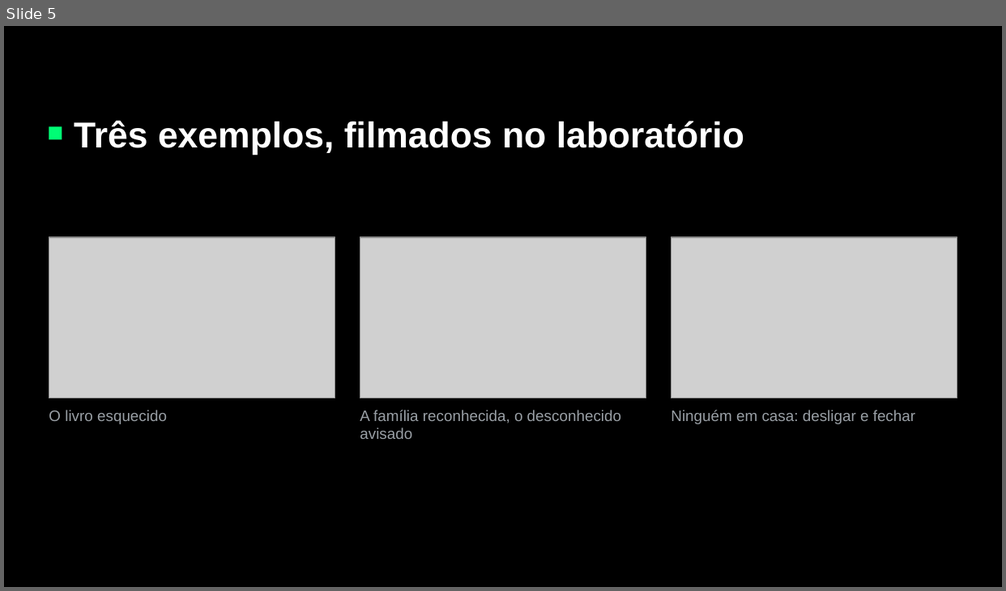
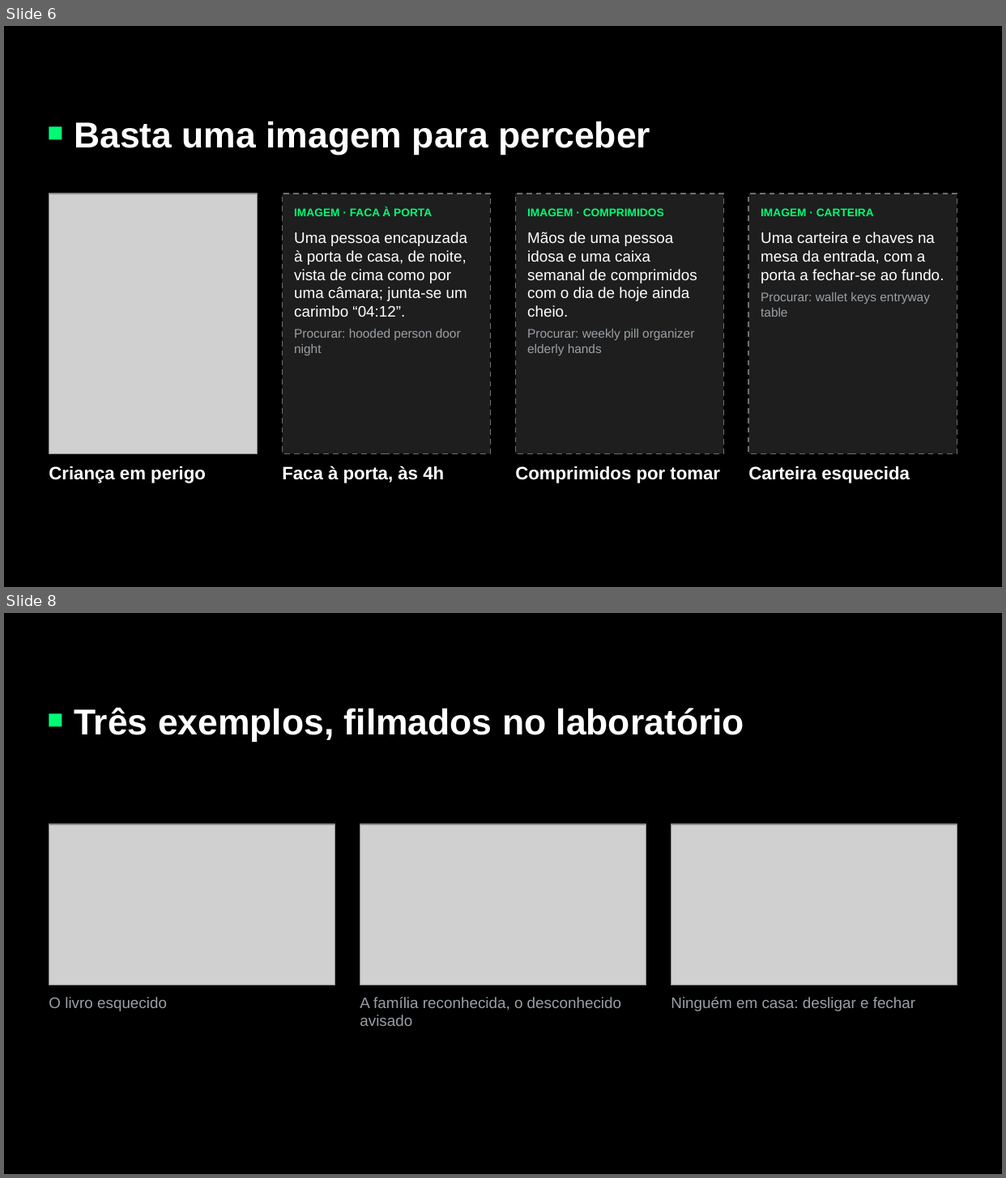
Before and after one commit to F1lipe01/hackathon-techweek, a slide deck: deliverables/deck/ThingTracker - Pitch 5 min.pptx. Shown one above the other, each under a label of ours: slide 5 before the commit, slides 6 and 8 after it; the slides between them are not shown. The pictures are 1006x591 and 1006x1178 pixels, drawn with LibreOffice and Linux fonts; fonts in the diff are those of the drawing; grey boxes stand for pictures; background and template pictures are left out. Boxes give left, top, right and bottom in pixels: in the first picture for what was removed or moved away, otherwise in the second. Text is boxed around its words. In the diff, an @@ line names an element or a change of style, - is before the commit and + after.

```diff
--- a/deliverables/deck/ThingTracker - Pitch 5 min.pptx
+++ b/deliverables/deck/ThingTracker - Pitch 5 min.pptx
@@ slide 6 added at [4,26,1002,587], background #000000 @@
@@ text added at [74,121,650,155], 26 pt, text #FFFFFF, bold @@
+Basta uma imagem para perceber
@@ rectangle added at [49,126,62,139], fill #00FC75 @@
@@ picture added at [49,194,258,454] @@
@@ rectangle added at [283,194,491,454], fill #1E1E1E, outline #6B6F75 1 pt dashed @@
@@ rectangle added at [515,194,723,454], fill #1E1E1E, outline #6B6F75 1 pt dashed @@
@@ rectangle added at [748,194,957,454], fill #1E1E1E, outline #6B6F75 1 pt dashed @@
@@ text added at [294,207,432,216], 8 pt, text #00FC75, bold @@
+IMAGEM · FACA À PORTA
@@ text added at [527,208,664,216], 8 pt, text #00FC75, bold @@
+IMAGEM · COMPRIMIDOS
@@ text added at [761,208,874,216], 8 pt, text #00FC75, bold @@
+IMAGEM · CARTEIRA
@@ text added at [294,232,467,317], 11 pt, text #FFFFFF @@
+Uma pessoa encapuzada à porta de casa, de noite, vista de cima como por uma câmara; junta-se um carimbo “04:12”.
@@ text added at [527,232,697,317], 11 pt, text #FFFFFF @@
+Mãos de uma pessoa idosa e uma caixa semanal de comprimidos com o dia de hoje ainda cheio.
@@ text added at [761,232,944,284], 11 pt, text #FFFFFF @@
+Uma carteira e chaves na mesa da entrada, com a porta a fechar-se ao fundo.
@@ text added at [761,292,930,317], 9 pt, text #9AA0A6 @@
+Procurar: wallet keys entryway table
@@ text added at [294,329,461,356], 9 pt, text #9AA0A6 @@
+Procurar: hooded person door night
@@ text added at [527,329,694,356], 9 pt, text #9AA0A6 @@
+Procurar: weekly pill organizer elderly hands
@@ text added at [49,467,206,484], 13 pt, text #FFFFFF, bold @@
+Criança em perigo
@@ text added at [282,466,444,484], 13 pt, text #FFFFFF, bold @@
+Faca à porta, às 4h
@@ text added at [515,467,720,484], 13 pt, text #FFFFFF, bold @@
+Comprimidos por tomar
@@ text added at [748,467,910,484], 13 pt, text #FFFFFF, bold @@
+Carteira esquecida
@@ what was slide 5 is now slide 8 @@
```
Also in this commit, not shown: 4 other slides added, 2 slides removed, 3 other files.
